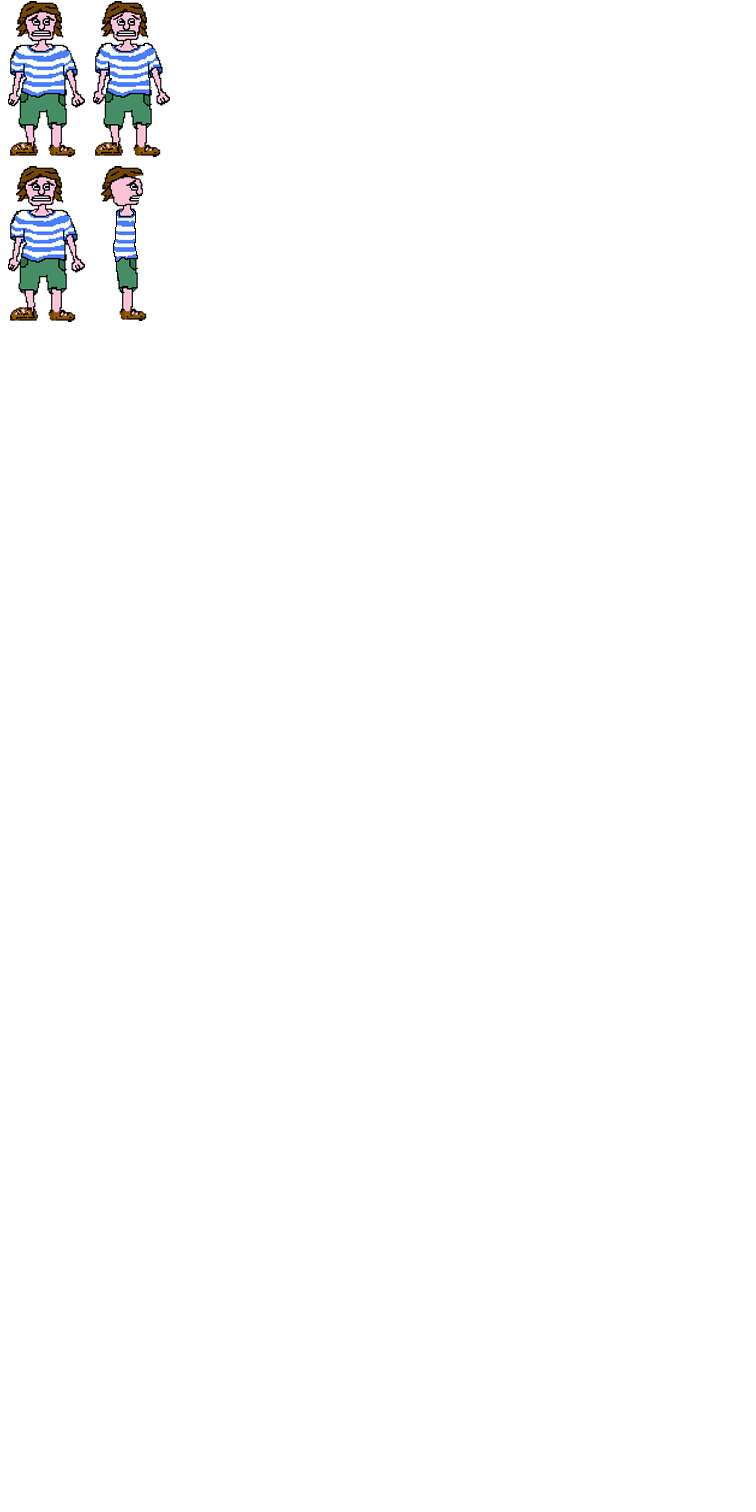
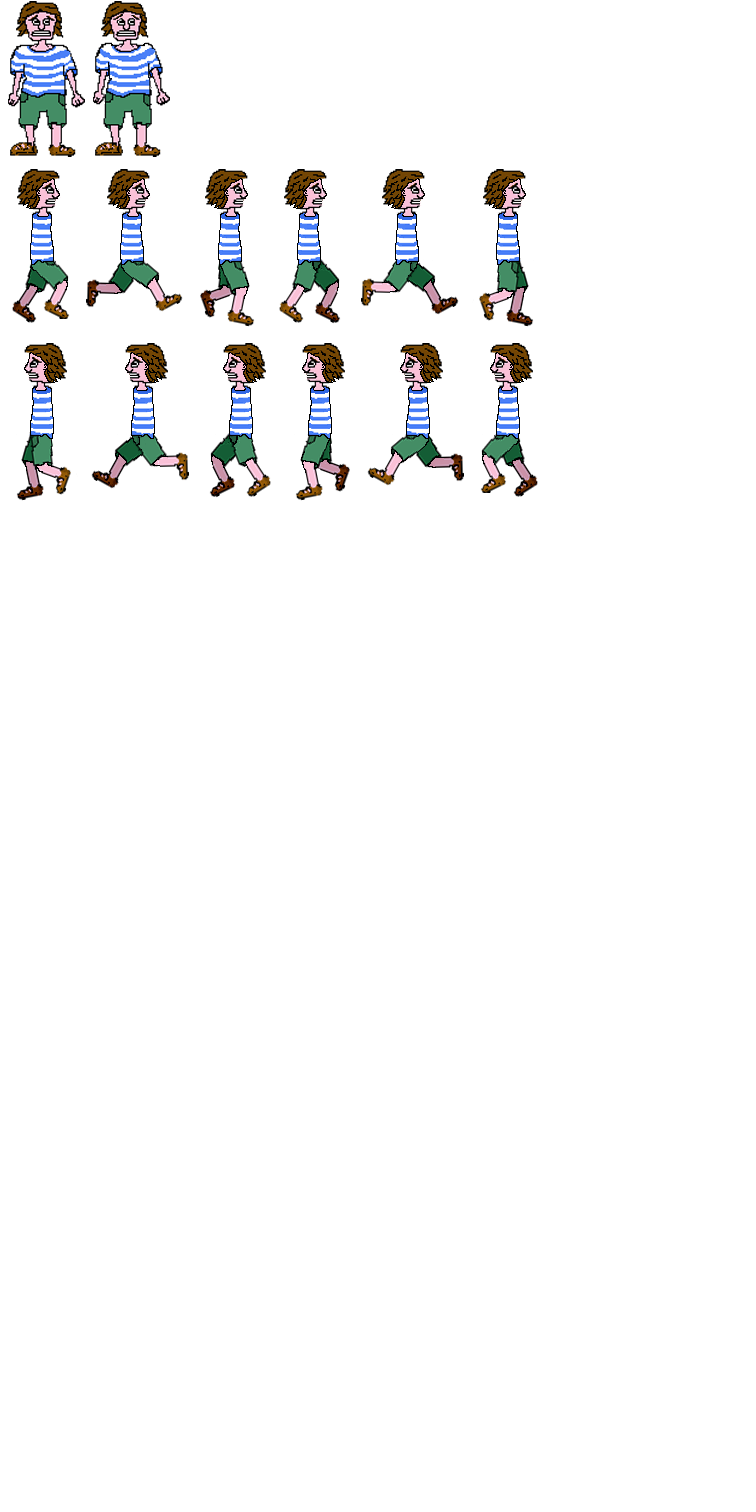
Layers edited between the first and the second (756, 1512) image:
painted on "Layer 1" over [16, 179, 538, 501]
added layer "run1" above "Background copy 4" over [11, 166, 534, 327]
hid "Background copy 3", painted on it over [95, 166, 152, 321]
hid "Background copy 2" over [8, 166, 85, 322]
